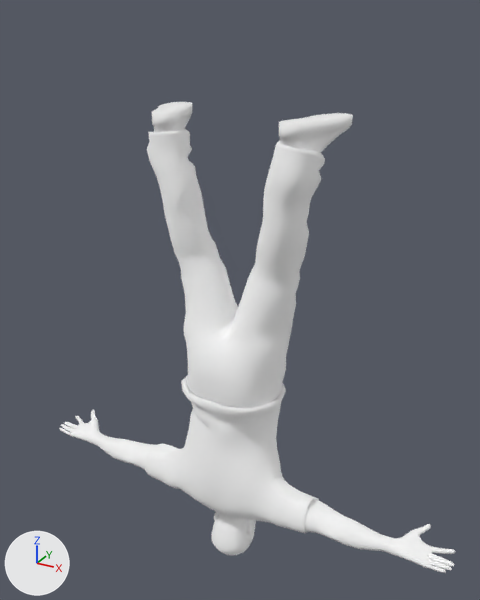
Renders of the glTF model models & textures to models/Player/0 Characters/[NEW] Player.glb from each side of a commit.
The view is the same before and after, from a 50 mm camera at (1.06, -1.91, 1.07) aimed at (-0.01, 0.04, 0.1). Lighting does not change. The marker at lower left points along +X, +Y and +Z. The picture after the commit comes second.

Objects in the first picture: 'SubMesh_0', 'SubMesh_1', 'SubMesh_2', 'SubMesh_3'.
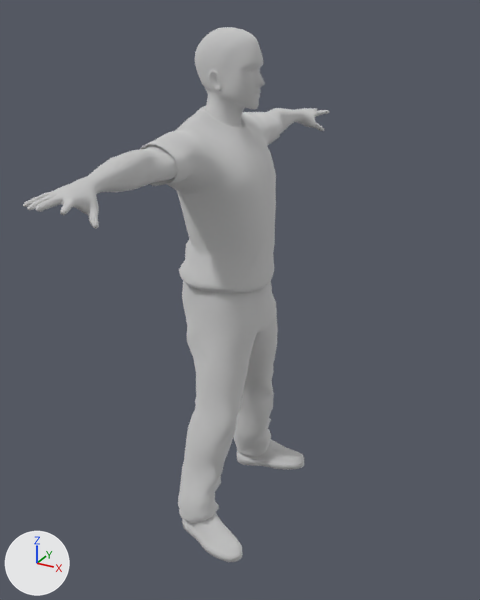
What differs and where, as boxes (x1, y1, x2, y2) in the pictures (480 x 600 px):
```json
{"object": "SubMesh_2", "change": "recoloured, moved", "before": [147, 129, 325, 408], "after": [178, 281, 278, 523]}
{"object": "SubMesh_3", "change": "recoloured, moved", "before": [145, 375, 319, 533], "after": [140, 106, 281, 293]}
{"object": "SubMesh_1", "change": "recoloured, moved", "before": [59, 409, 455, 573], "after": [23, 27, 329, 229]}
{"object": "SubMesh_0", "change": "recoloured, moved", "before": [152, 102, 353, 153], "after": [182, 440, 304, 562]}
```

Scene script edits in JSON lines:
```json
{"op": "add", "block": "mat_skin", "code": ["mat_skin = bpy.data.materials.new('Skin')", "# nodes: BsdfPrincipled, Mix, OutputMaterial, VertexColor", "# colours: white #e7e7e7, mixed with the vertex colours"]}
{"op": "add", "block": "mat_shoes", "code": ["mat_shoes = bpy.data.materials.new('Shoes')", "# nodes: BsdfPrincipled, Mix, OutputMaterial, VertexColor", "# colours: white #e7e7e7, mixed with the vertex colours"]}
{"op": "add", "block": "mat_pants", "code": ["mat_pants = bpy.data.materials.new('Pants')", "# nodes: BsdfPrincipled, Mix, OutputMaterial, VertexColor", "# colours: white #e7e7e7, mixed with the vertex colours"]}
{"op": "add", "block": "mat_body", "code": ["mat_body = bpy.data.materials.new('Body')", "# nodes: BsdfPrincipled, Mix, OutputMaterial, VertexColor", "# colours: white #e7e7e7, mixed with the vertex colours"]}
{"block": "me_mesh_0", "where": "me_mesh_0.from_pydata(...)  # 638 vertices, 1204 faces; spans x -0.34..0.34, y -0.12..0.17, z 0.611..0.762"}
{"op": "remove", "block": "me_mesh_0", "code": "me_mesh_0.materials.append(mat_defaultmaterial)"}
{"op": "add", "block": "me_mesh_0", "code": "me_mesh_0.materials.append(mat_shoes)"}
{"block": "me_mesh_1", "where": "me_mesh_1.from_pydata(...)  # 3361 vertices, 6596 faces; spans x -0.88..0.87, y -0.14..0.09, z -1.02..-0.59"}
{"op": "remove", "block": "me_mesh_1", "code": "me_mesh_1.materials.append(mat_defaultmaterial)"}
{"op": "add", "block": "me_mesh_1", "code": "me_mesh_1.materials.append(mat_skin)"}
{"block": "me_mesh_2", "where": "me_mesh_2.from_pydata(...)  # 939 vertices, 1852 faces; spans x -0.31..0.306, y -0.183..0.106, z -0.229..0.707"}
{"op": "remove", "block": "me_mesh_2", "code": "me_mesh_2.materials.append(mat_defaultmaterial)"}
{"op": "add", "block": "me_mesh_2", "code": "me_mesh_2.materials.append(mat_pants)"}
{"block": "me_mesh_3", "where": "me_mesh_3.from_pydata(...)  # 955 vertices, 1906 faces; spans x -0.361..0.356, y -0.186..0.12, z -0.778..-0.19"}
{"op": "remove", "block": "me_mesh_3", "code": "me_mesh_3.materials.append(mat_defaultmaterial)"}
{"op": "add", "block": "me_mesh_3", "code": "me_mesh_3.materials.append(mat_body)"}
{"op": "set", "path": "ob_submesh_0.parent", "old": "ob_mandefault", "new": "ob_man"}
{"op": "set", "path": "ob_submesh_1.parent", "old": "ob_mandefault", "new": "ob_man"}
{"op": "set", "path": "ob_submesh_2.parent", "old": "ob_mandefault", "new": "ob_man"}
{"op": "set", "path": "ob_submesh_3.parent", "old": "ob_mandefault", "new": "ob_man"}
{"op": "add", "block": "ob_man", "code": ["ob_man = bpy.data.objects.new('Man', None)", "ob_man.location = (0.0, 0.0, 0.0)", "ob_man.rotation_euler = (0.0, 3.142, -1.537)  # degrees (0, 180, -88)"]}
```
